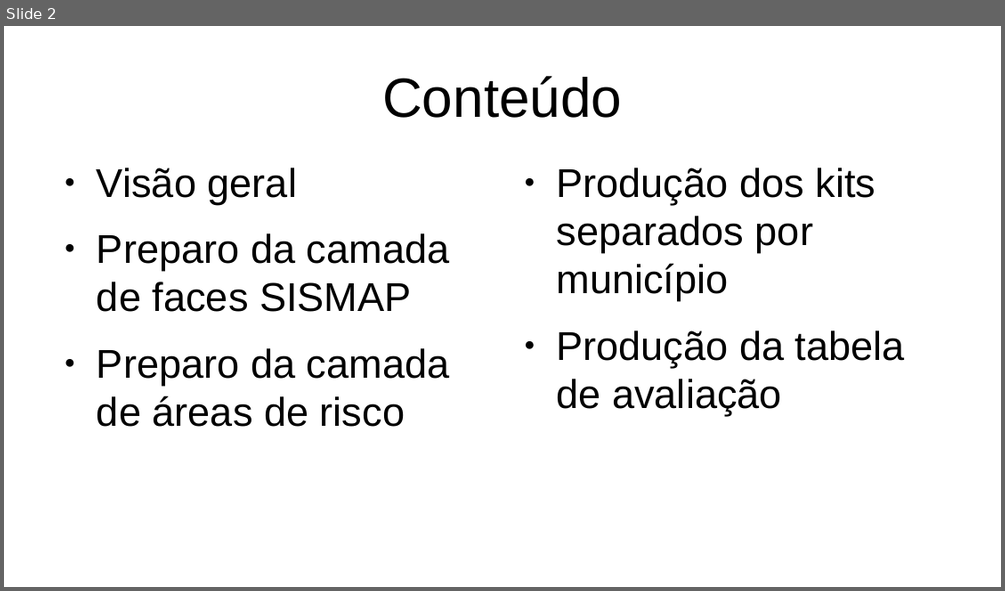
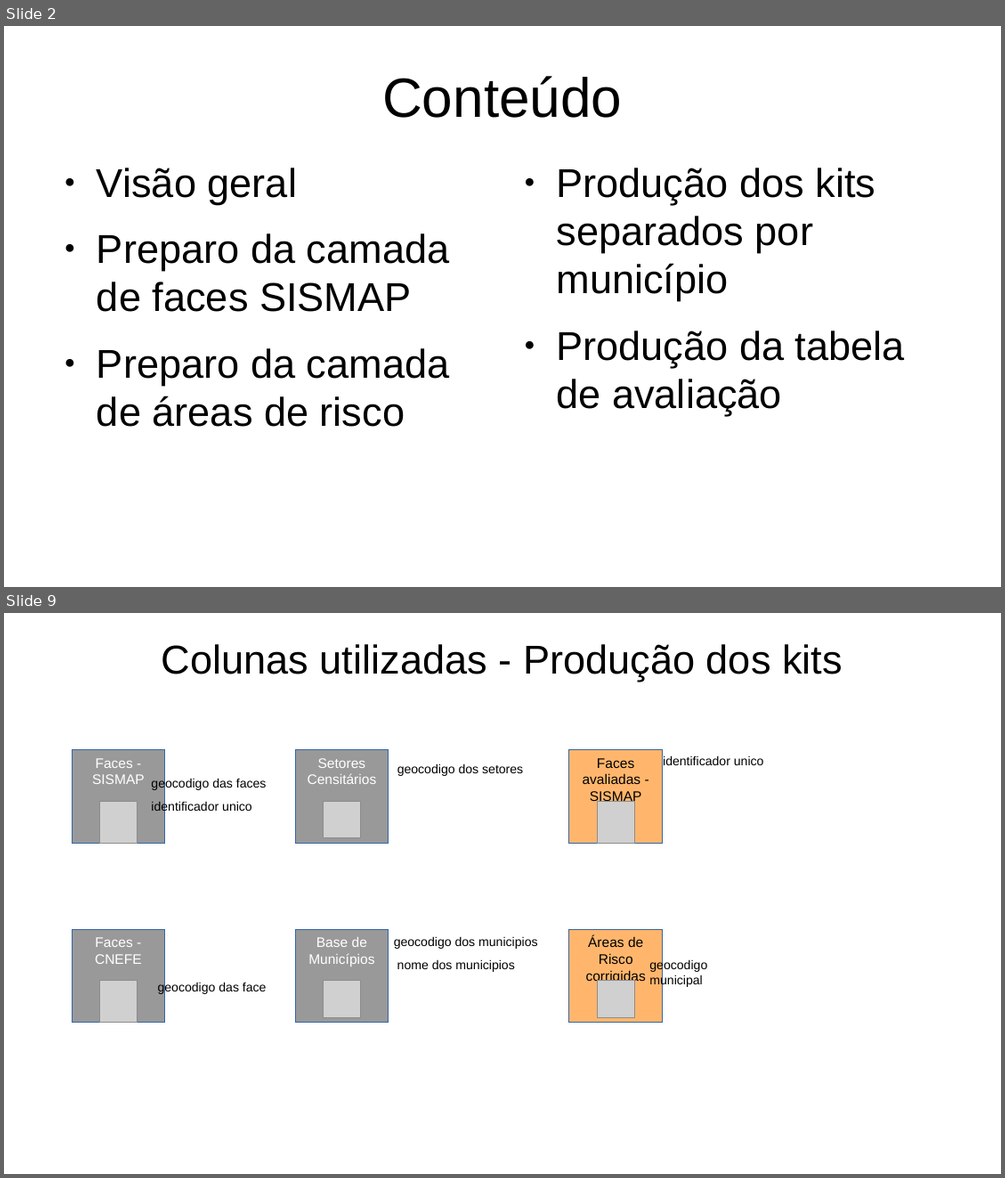
Before and after one commit to jcmartinssh/kits-BATER, a slide deck: apresentacao.odp. Shown one above the other, each under a label of ours: slide 2 before the commit, slides 2 and 9 after it; the slides between them are not shown. The pictures are 1005x591 and 1005x1178 pixels, drawn with LibreOffice and Linux fonts; fonts in the diff are those of the drawing; grey boxes stand for pictures. Boxes give left, top, right and bottom in pixels: in the first picture for what was removed or moved away, otherwise in the second. Text is boxed around its words. In the diff, an @@ line names an element or a change of style, - is before the commit and + after.

```diff
--- a/apresentacao.odp
+++ b/apresentacao.odp
@@ slide 9 added at (x1=4, y1=613, x2=1001, y2=1174), background #FFFFFF @@
@@ title added at (x1=162, y1=644, x2=842, y2=682), 32 pt, text #000000 @@
+Colunas utilizadas - Produção dos kits
@@ rectangle added at (x1=72, y1=749, x2=165, y2=843), fill #999999, outline #3465A4 0 pt, 11 pt, text #FFFFFF @@
+Faces - SISMAP
@@ rectangle added at (x1=295, y1=749, x2=388, y2=843), fill #999999, outline #3465A4 0 pt, 11 pt, text #FFFFFF @@
+Setores Censitários
@@ text added at (x1=397, y1=763, x2=523, y2=776), 10 pt, text #000000 @@
+geocodigo dos setores
@@ rectangle added at (x1=569, y1=749, x2=663, y2=843), fill #FFB66C, outline #3465A4 0 pt, 11 pt, text #000000 @@
+Faces avaliadas - SISMAP
@@ text added at (x1=663, y1=755, x2=764, y2=765), 10 pt, text #000000 @@
+identificador unico
@@ text added at (x1=151, y1=778, x2=267, y2=791), 10 pt, text #000000 @@
+geocodigo das faces
@@ picture added at (x1=100, y1=801, x2=137, y2=843) @@
@@ text added at (x1=151, y1=801, x2=252, y2=814), 10 pt, text #000000 @@
+identificador unico
@@ picture added at (x1=324, y1=801, x2=360, y2=838) @@
@@ picture added at (x1=598, y1=801, x2=634, y2=843) @@
@@ rectangle added at (x1=72, y1=930, x2=165, y2=1022), fill #999999, outline #3465A4 0 pt, 11 pt, text #FFFFFF @@
+Faces - CNEFE
@@ rectangle added at (x1=295, y1=930, x2=388, y2=1022), fill #999999, outline #3465A4 0 pt, 11 pt, text #FFFFFF @@
+Base de Municípios
@@ rectangle added at (x1=569, y1=930, x2=663, y2=1022), fill #FFB66C, outline #3465A4 0 pt, 11 pt, text #000000 @@
+Áreas de Risco corrigidas
@@ text added at (x1=394, y1=936, x2=537, y2=949), 10 pt, text #000000 @@
+geocodigo dos municipios
@@ text added at (x1=397, y1=959, x2=514, y2=972), 10 pt, text #000000 @@
+nome dos municipios
@@ text added at (x1=649, y1=958, x2=707, y2=987), 10 pt, text #000000 @@
+geocodigo municipal
@@ picture added at (x1=100, y1=981, x2=137, y2=1022) @@
@@ text added at (x1=158, y1=981, x2=267, y2=994), 10 pt, text #000000 @@
+geocodigo das face
@@ picture added at (x1=324, y1=981, x2=360, y2=1017) @@
@@ picture added at (x1=598, y1=981, x2=634, y2=1017) @@
```
Also in this commit, not shown: 2 slides changed, 4 other slides added, 2 other files.
